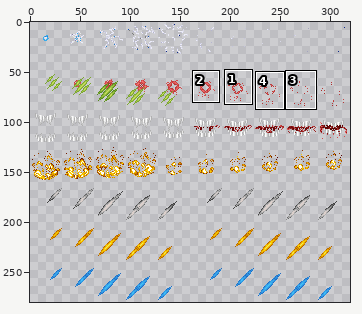
Two states of a sprite sheet, Resources/AwesomeGuns/Weapons/SPRITES/Hits.gif. The picture above shows the old version from afar; the outline marks the close-up.
Close-up. Before the commit:
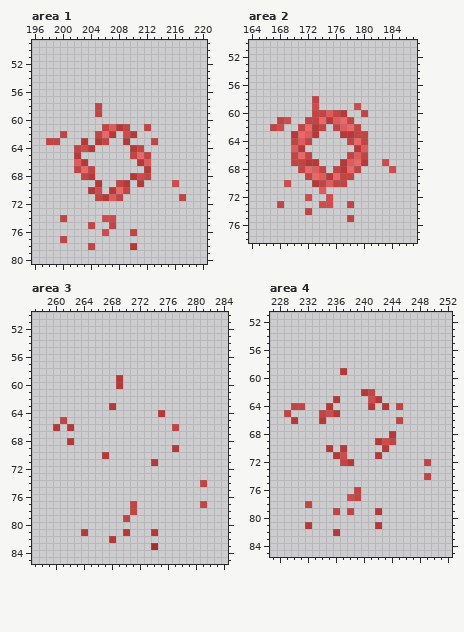
The file is 320x280 pixels. Colours within 5 levels of each other are drawn and written as one. Shown: area 1: x 196..220, y 49..80; area 2: x 164..187, y 50..78; area 3: x 257..284, y 50..85; area 4: x 227..252, y 51..85. The commit also changed other parts of the picture, which this record leaves out.
And afterwards:
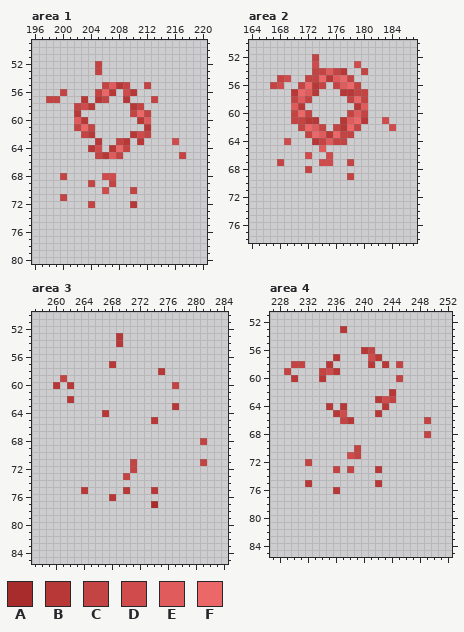
Palette (. is transparent): A #a82c2c  B #b83838  C #c44444  D #d04c4c  E #e05c5c  F #ec6868
From old to new:
Area 1:
y 52..53: x 205 . -> C
y 55: x 206..209 .... -> CEBC; x 212 . -> C
y 56: x 200 . -> C; x 205..207 ... -> CFB; x 209..210 .. -> DB
y 57: x 198..199 .. -> CC; x 203 . -> B; x 205..206 .. -> BC; x 209 . -> B; x 213 . -> C
y 58: x 202..205 ...C -> CDB.; x 210..211 .. -> BC
y 59: x 202 . -> B; x 205 C -> .; x 210..212 ... -> CFC
y 60: x 202..203 .. -> EB; x 211..212 .. -> BE
y 61: x 202..204 ... -> CFC; x 206..209 CEBC -> ....; x 212 C -> B
y 62: x 200 C -> .; x 203..207 ..CFB -> CB...; x 209 D -> .; x 211..212 .. -> DC
y 63: x 198..199 CC -> ..; x 203 B -> .; x 206 C -> .; x 208 . -> C; x 211 . -> B; x 213 C -> .; x 216 . -> D
y 64: x 202..203 CD -> ..; x 205 . -> D; x 207..211 ...BC -> BFC..
y 65: x 202 B -> .; x 205..208 .... -> CBEC; x 210..212 CFC -> ...; x 217 . -> C
y 66: x 202..203 EB -> ..; x 211..212 BE -> ..
y 67: x 202..204 CFC -> ...; x 212 B -> .
y 68: x 200 . -> C; x 203..204 CB -> ..; x 206..207 .. -> DD; x 210..212 BDC -> ...
y 69: x 204..205 .B -> C.; x 207..209 .CB -> C..; x 211 B -> .; x 216 D -> .
y 70: x 204..210 BD.BFC. -> ..D...C
y 71: x 200 . -> C; x 205..208 CBEC -> ....; x 217 C -> .
y 72: x 204 . -> C; x 210 . -> B
y 74: x 200 C -> .; x 206..207 DD -> ..
y 75: x 204 C -> .; x 207 C -> .
y 76: x 206 D -> .; x 210 C -> .
y 77: x 200 C -> .
y 78: x 204 C -> .; x 210 B -> .
Area 2:
y 52: x 173 . -> C
y 53: x 173 . -> D; x 179 . -> D
y 54: x 173..177 ..... -> CCECB; x 180 . -> C
y 55: x 168..169 .. -> CD; x 172..178 ....... -> CCFBEFC
y 56: x 167..168 .. -> CD; x 171..174 .... -> CFBC; x 176..179 .... -> CEFC
y 57: x 170..173 .... -> BFEB; x 177..180 .... -> BBCC
y 58: x 170..173 ...C -> CEC.; x 178..180 ... -> CFC
y 59: x 170..171 .. -> EB; x 173 D -> .; x 179..180 D. -> BE
y 60: x 170..179 ...CCECB.. -> CFC.....CE
y 61: x 168..180 CD..CCFBEFC.. -> ..CCBB...BEFB; x 183 . -> D
y 62: x 167..168 CD -> ..; x 173 B -> E; x 177 E -> B; x 184 . -> D
y 63: x 170..180 BFEB...BBCC -> ..CFEBFCC..
y 64: x 169..180 .CEC.....CFC -> D...BCECC...
y 65: x 170..171 EB -> ..; x 174 . -> E; x 179..180 BE -> ..
y 66: x 170..172 CFC -> ..D; x 175 . -> D; x 178..180 CEC -> ...
y 67: x 168 . -> C; x 170..175 CCBB.. -> ....DD; x 177..180 BEFB -> .C..; x 183 D -> .
y 68: x 171..174 CFEC -> .C..; x 176..179 CBFC -> ....; x 184 D -> .
y 69: x 172..177 CFEBFC -> ......
y 70: x 169 D -> .; x 173..177 BCECC -> .....
y 71: x 174 E -> .
y 72: x 172 D -> .; x 175 D -> .
y 73: x 168 C -> .; x 174..175 DD -> ..; x 178 C -> .
y 74: x 172 C -> .
y 75: x 178 C -> .
Area 3:
y 53..54: x 269 . -> B
y 57: x 268 . -> B
y 58: x 275 . -> B
y 59: x 261 . -> C; x 269 B -> .
y 60: x 260 . -> B; x 262 . -> B; x 269 B -> .; x 277 . -> C
y 62: x 262 . -> B
y 63: x 268 B -> .; x 277 . -> B
y 64: x 267 . -> B; x 275 B -> .
y 65: x 261 C -> .; x 274 . -> B
y 66: x 260 B -> .; x 262 B -> .; x 277 C -> .
y 68: x 262 B -> .; x 281 . -> C
y 69: x 277 B -> .
y 70: x 267 B -> .
y 71: x 271 . -> C; x 274 B -> .; x 281 . -> C
y 72: x 271 . -> C
y 73: x 270 . -> C
y 74: x 281 C -> .
y 75: x 264 . -> B; x 270 . -> B; x 274 . -> B
y 76: x 268 . -> B
y 77: x 271 C -> .; x 274 . -> A; x 281 C -> .
y 78: x 271 C -> .
y 79: x 270 C -> .
y 81: x 264 B -> .; x 270 B -> .; x 274 B -> .
y 82: x 268 B -> .
y 83: x 274 A -> .
Area 4:
y 53: x 237 . -> B
y 56: x 240..241 .. -> BC
y 57: x 236 . -> B; x 241..242 .. -> DB
y 58: x 230..231 .. -> CC; x 235 . -> B; x 241 . -> B; x 243 . -> B; x 245 . -> C
y 59: x 229 . -> C; x 234..237 ...B -> CDB.
y 60: x 230 . -> B; x 234 . -> B; x 245 . -> C
y 62: x 240..241 BC -> ..; x 244 . -> B
y 63: x 236 B -> .; x 241 D -> .; x 243..244 .. -> DC
y 64: x 230..231 CC -> ..; x 237 . -> B; x 241 B -> .; x 245 C -> .
y 65: x 229 C -> .; x 234..235 CD -> ..; x 237 . -> D; x 242 . -> B
y 66: x 230 B -> .; x 234 B -> .; x 237..238 .. -> CB; x 245 C -> .; x 249 . -> C
y 68: x 244 B -> .; x 249 . -> C
y 69: x 242..244 BDC -> ...
y 70: x 235 B -> .; x 237 B -> .; x 239 . -> C; x 243 B -> .
y 71: x 236..239 BD.. -> ..DC; x 242 B -> .
y 72: x 232 . -> C; x 237..238 CB -> ..; x 249 C -> .
y 73: x 236 . -> C; x 238 . -> C; x 242 . -> B
y 74: x 249 C -> .
y 75: x 232 . -> B; x 242 . -> B
y 76: x 236 . -> B; x 239 C -> .
y 77: x 238..239 DC -> ..
y 78: x 232 C -> .
y 79: x 236 C -> .; x 238 C -> .; x 242 B -> .
y 81: x 232 B -> .; x 242 B -> .
y 82: x 236 B -> .
